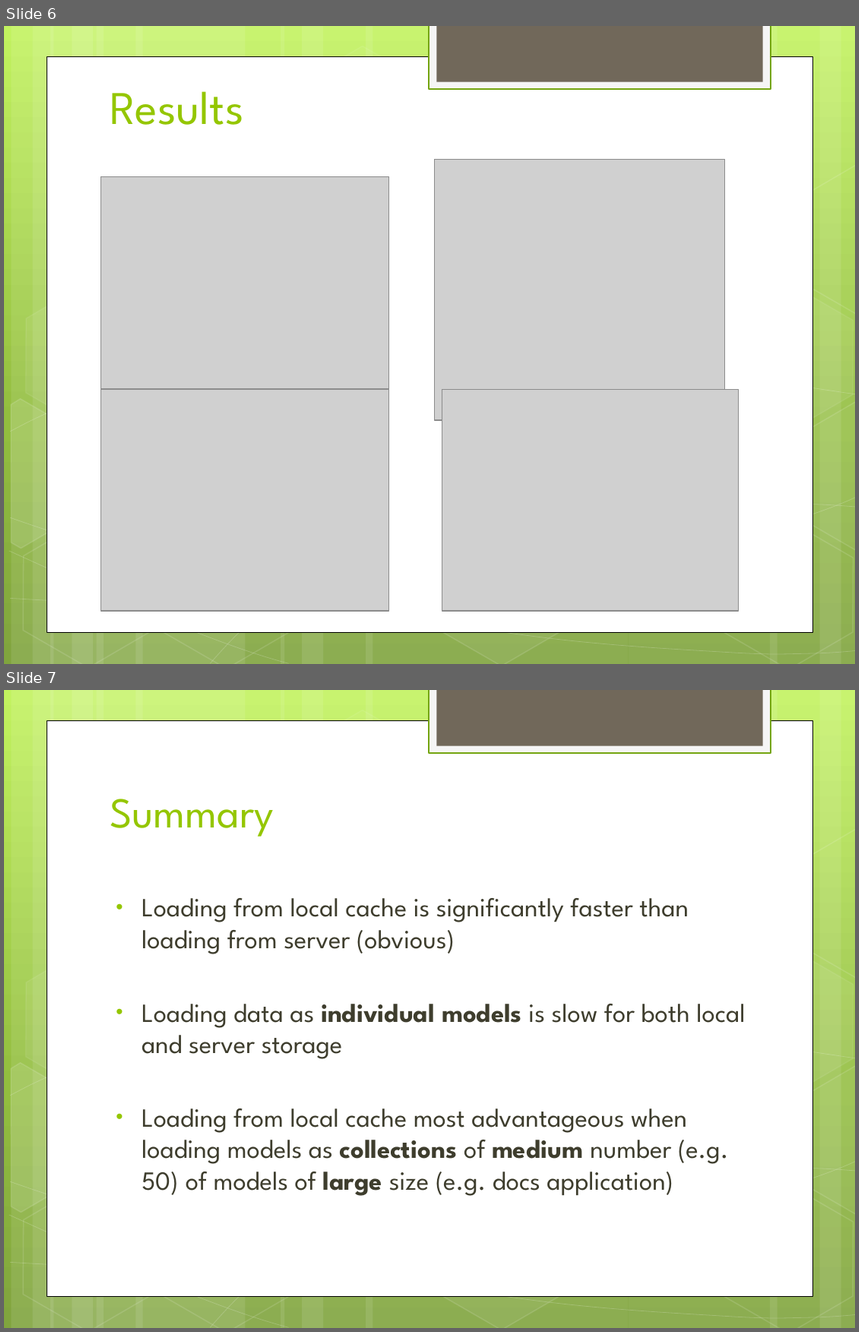
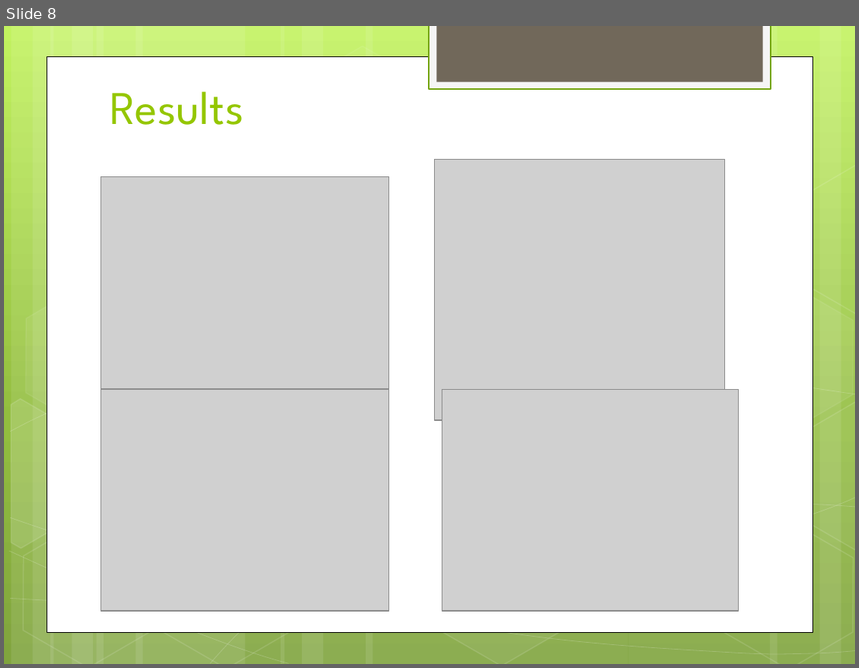
Before and after one commit to wolfes/backbone-store, a slide deck: presentation.pptx. Shown one above the other, each under a label of ours: slides 6 and 7 before the commit, slide 8 after it. The pictures are 859x1332 and 859x668 pixels, drawn with LibreOffice and Linux fonts; fonts in the diff are those of the drawing; grey boxes stand for pictures. Boxes give left, top, right and bottom in pixels: in the first picture for what was removed or moved away, otherwise in the second. Text is boxed around its words. In the diff, an @@ line names an element or a change of style, - is before the commit and + after.

```diff
--- a/presentation.pptx
+++ b/presentation.pptx
@@ slide 7 removed at bbox=[4, 690, 855, 1328], background gradient #C3F35F to #93BF3F to #81A53E; not listed: 31 template elements that a slide beside it also shows @@
@@ title removed at bbox=[110, 799, 274, 837] @@
-Summary
@@ text removed at bbox=[142, 898, 745, 1196] @@
-• Loading from local cache is significantly faster than loading from server (obvious)
-• Loading data as individual models is slow for both local and server storage
-• Loading from local cache most advantageous when loading models as collections of medium number (e.g. 50) of models of large size (e.g. docs application)
@@ what was slide 6 is now slide 8 @@
```
Also in this commit, not shown: 3 slides changed, 3 slides added, 4 other files.
